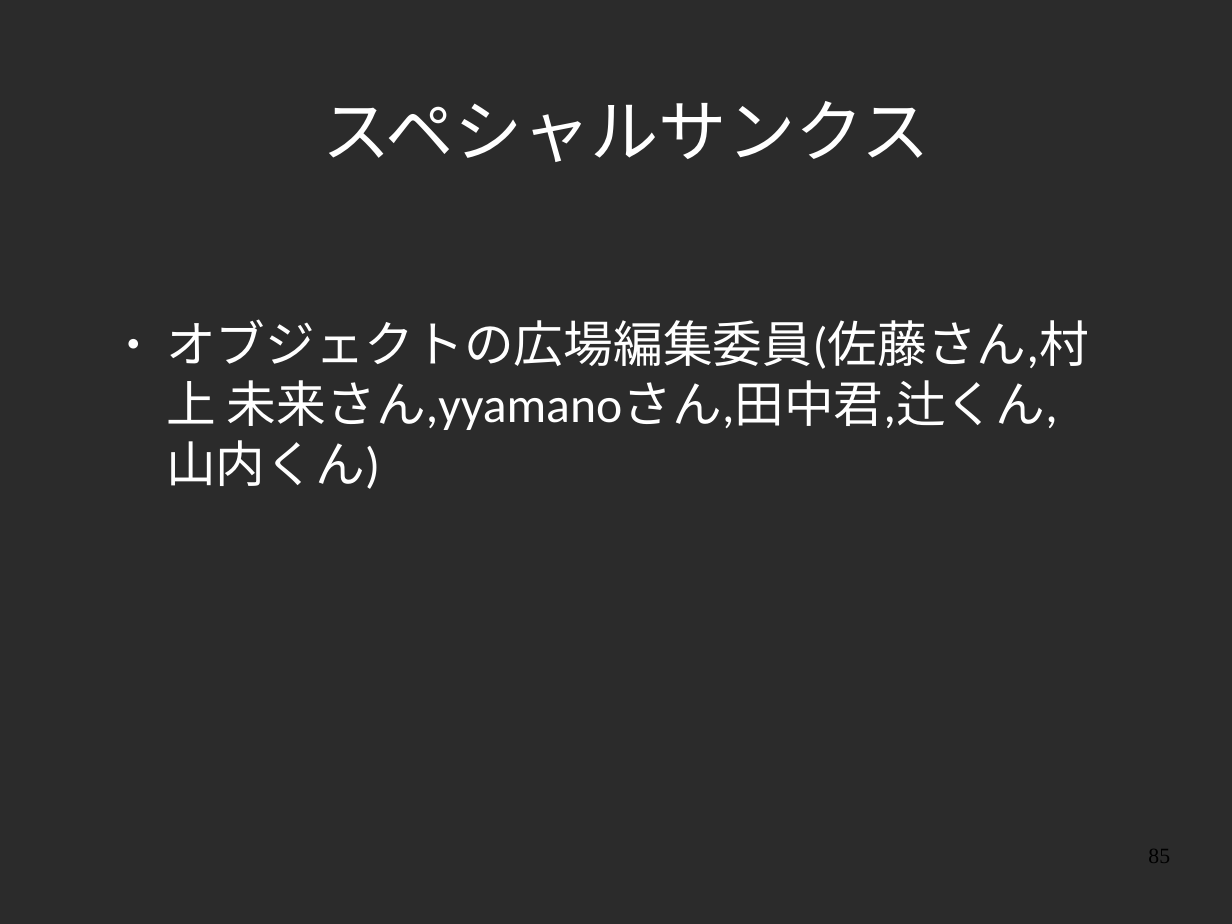
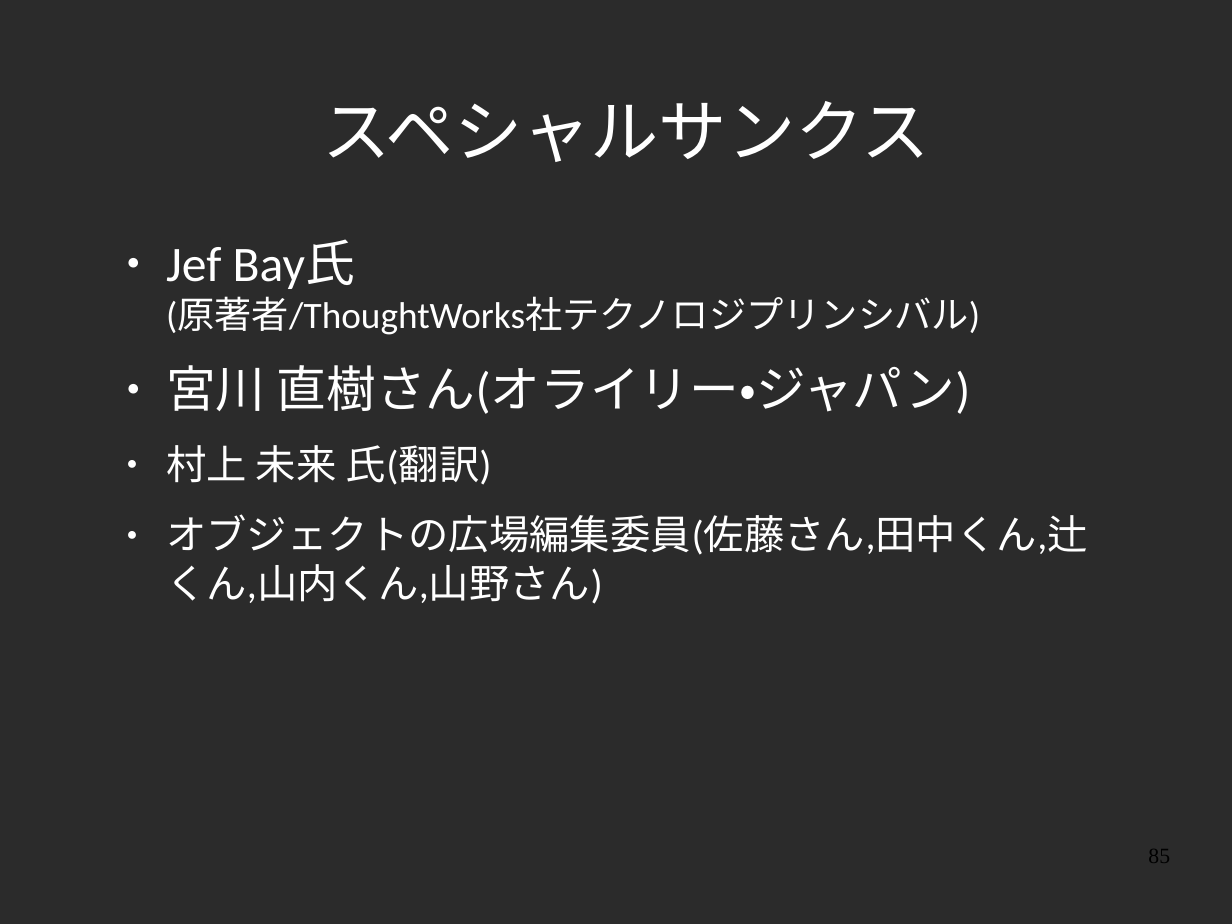
Before and after one commit to yojik/yojik-lib, a slide deck: slide 85 of 2009devsumi/oo_exercise/doc/devsum.odp. Drawn at 1232x924 pixels with LibreOffice and Linux fonts; fonts in the diff are those of the drawing; background and template pictures are left out; a plain dark background stands for a picture behind light text. Boxes give left, top, right and bottom in pixels: in the first picture for what was removed or moved away, otherwise in the second. Text is boxed around its words. In the diff, an @@ line names an element or a change of style, - is before the commit and + after.

```diff
--- a/2009devsumi/oo_exercise/doc/devsum.odp
+++ b/2009devsumi/oo_exercise/doc/devsum.odp
@@ text at (166, 240, 1088, 604): text changed; size 32 to 26 pt @@
-● オブジェクトの広場編集委員(佐藤さん,村上 未来さん,yyamanoさん,田中君,辻くん,山内くん)
+● Jef Bay氏
+  (原著者/ThoughtWorks社テクノロジプリンシバル)
+● 宮川 直樹さん(オライリー・ジャパン)
+● 村上 未来 氏(翻訳)
+● オブジェクトの広場編集委員(佐藤さん,田中くん,辻くん,山内くん,山野さん)
```
